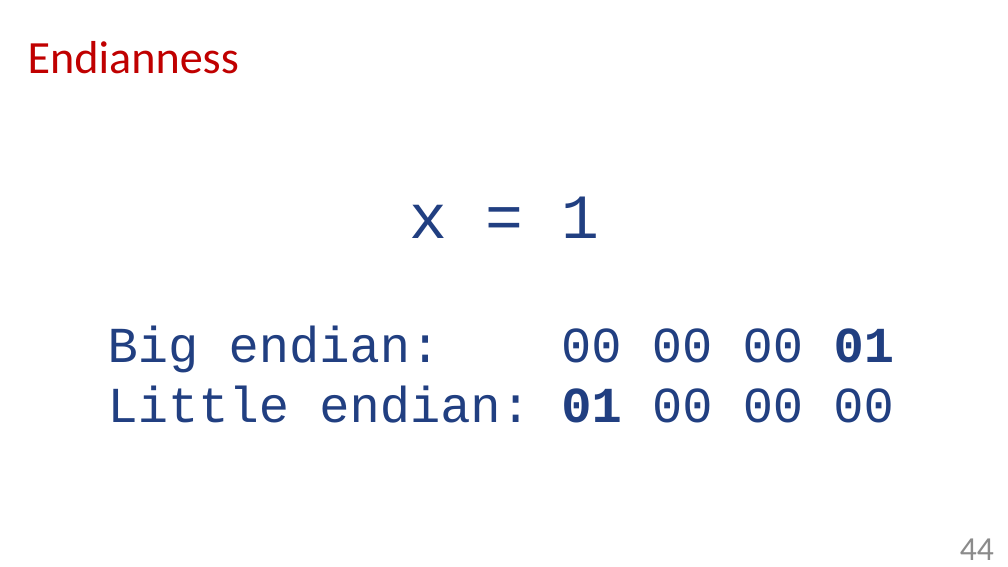
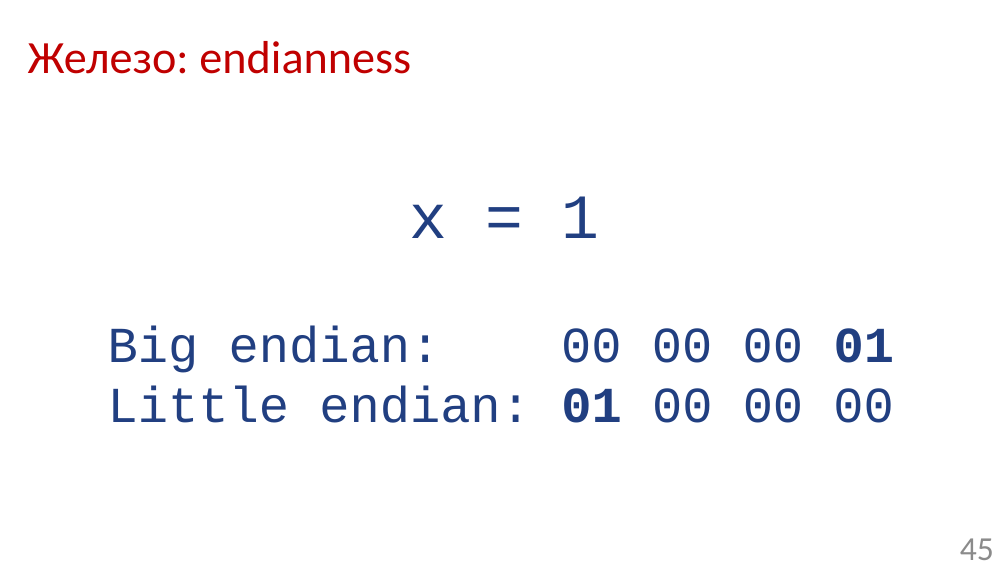
Before and after one commit to Mmuzaf/ozerov_2017_joker, a slide deck: slide 45 of slides/ozerov_joker2017_serialization.pptx (slide 44 before the commit). Drawn at 1008x567 pixels with LibreOffice and Linux fonts; fonts in the diff are those of the drawing; background and template pictures are left out. Boxes give left, top, right and bottom in pixels: in the first picture for what was removed or moved away, otherwise in the second. Text is boxed around its words. In the diff, an @@ line names an element or a change of style, - is before the commit and + after.

```diff
--- a/slides/ozerov_joker2017_serialization.pptx
+++ b/slides/ozerov_joker2017_serialization.pptx
@@ title at (28, 41, 411, 74): text changed @@
-Endianness
+Железо: endianness
@@ page number at (960, 538, 994, 560): text changed @@
-44
+45
```
Also in this commit, not shown: 15 other slides changed, 5 slides added, 3 slides removed, 1 other file.
